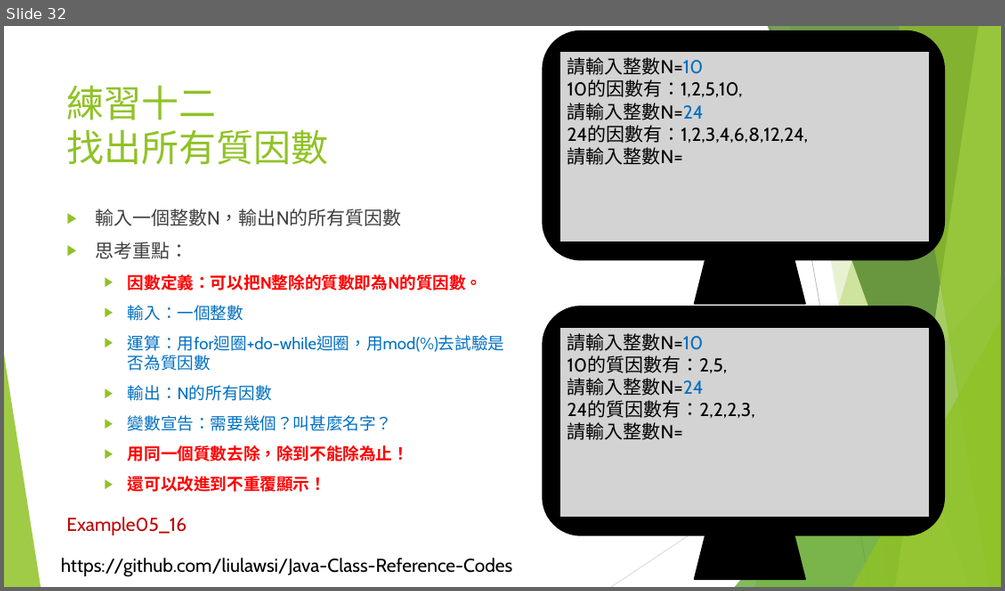
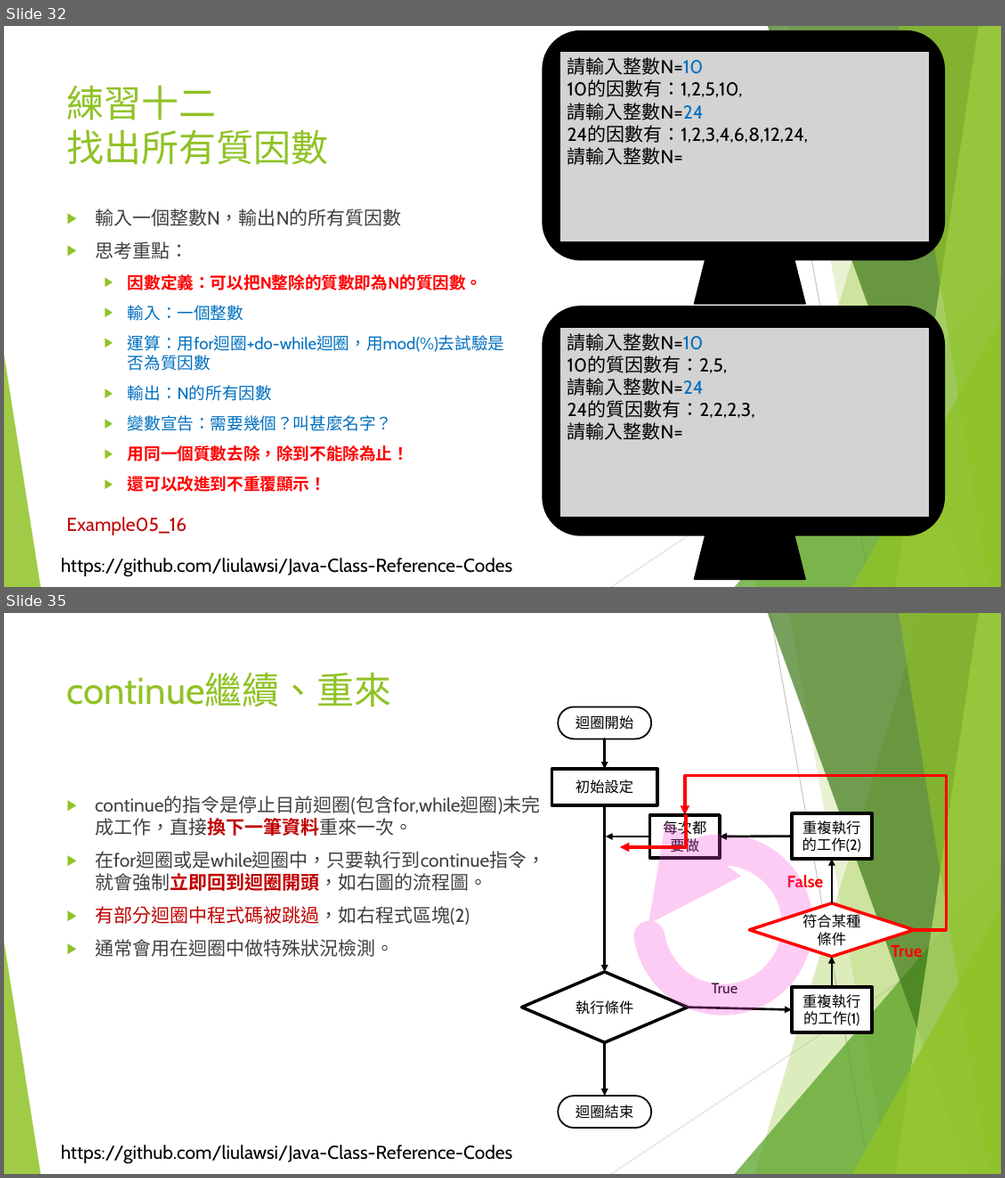
Before and after one commit to liulawsi/My_PPTs, a slide deck: LCC/Java/05_迴圈大法.pptx. Shown one above the other, each under a label of ours: slide 32 before the commit, slides 32 and 35 after it; the slides between them are not shown. The pictures are 1005x591 and 1005x1178 pixels, drawn with LibreOffice and Linux fonts; fonts in the diff are those of the drawing; background and template pictures are left out. Boxes give left, top, right and bottom in pixels: in the first picture for what was removed or moved away, otherwise in the second. Text is boxed around its words. In the diff, an @@ line names an element or a change of style, - is before the commit and + after.

```diff
--- a/LCC/Java/05_迴圈大法.pptx
+++ b/LCC/Java/05_迴圈大法.pptx
@@ slide 35 added at (4, 613, 1001, 1174), background #FFFFFF; not listed: 11 template elements that a slide beside it also shows @@
@@ title added at (67, 673, 392, 707), 36 pt, text #90C226 @@
+continue繼續、重來
@@ rounded rectangle added at (558, 706, 652, 738), fill #FFFFFF, outline #000000 1.5 pt, 14 pt, text #000000 @@
+迴圈開始
@@ arrow added from (605, 738) to (605, 769), #000000 2.25 pt @@
@@ rectangle added at (552, 769, 657, 805), fill #FFFFFF, outline #000000 3 pt, 14 pt, text #000000 @@
+初始設定
@@ text added at (95, 795, 545, 957), 18 pt, text #404040 @@
+▶ continue的指令是停止目前迴圈(包含for,while迴圈)未完成工作，直接換下一筆資料重來一次。
+▶ 在for迴圈或是while迴圈中，只要執行到continue指令，就會強制立即回到迴圈開頭，如右圖的流程圖。
+▶ 有部分迴圈中程式碼被跳過，如右程式區塊(2)
+▶ 通常會用在迴圈中做特殊狀況檢測。
@@ elbow arrow added from (914, 930) to (685, 815), #FF0000 3 pt @@
@@ arrow added from (605, 805) to (605, 972), #000000 2.25 pt @@
@@ elbow arrow added from (685, 816) to (620, 847), #FF0000 3 pt @@
@@ rectangle added at (650, 815, 720, 858), fill #FFFFFF, outline #000000 3 pt, 14 pt, text #000000 @@
+每次都要做
@@ rectangle added at (792, 813, 872, 859), fill #FFFFFF, outline #000000 3 pt, 14 pt, text #000000 @@
+重複執行的工作(2)
@@ arrow added from (650, 836) to (606, 836), #000000 2.25 pt @@
@@ arc (boxed as its full ellipse) added at (648, 850, 797, 999), outline #F84ADB 30 pt @@
@@ arrow added from (792, 835) to (720, 836), #000000 2.25 pt @@
@@ text added at (787, 873, 824, 892), 16 pt, text #FF0000, bold @@
+False
@@ arrow added from (832, 903) to (832, 859), #000000 2.25 pt @@
@@ diamond added at (750, 903, 914, 957), fill #FFFFFF, outline #FF0000 3 pt, 14 pt, text #000000 @@
+符合某種條件
@@ arrow added from (832, 987) to (832, 957), #000000 2.25 pt @@
@@ text added at (890, 945, 922, 961), 16 pt, text #FF0000, bold @@
+True
@@ diamond added at (521, 972, 688, 1042), fill #FFFFFF, outline #000000 3 pt, 14 pt, text #000000 @@
+執行條件
@@ text added at (712, 981, 737, 993), 14 pt, text #000000 @@
+True
@@ arrow added from (688, 1007) to (792, 1009), #000000 2.25 pt @@
@@ rectangle added at (792, 987, 872, 1032), fill #FFFFFF, outline #000000 3 pt, 14 pt, text #000000 @@
+重複執行的工作(1)
@@ arrow added from (605, 1042) to (605, 1095), #000000 2.25 pt @@
@@ rounded rectangle added at (558, 1095, 652, 1127), fill #FFFFFF, outline #000000 1.5 pt, 14 pt, text #000000 @@
+迴圈結束
```
Also in this commit, not shown: 1 slide changed, 2 other slides added, 9 other files.
